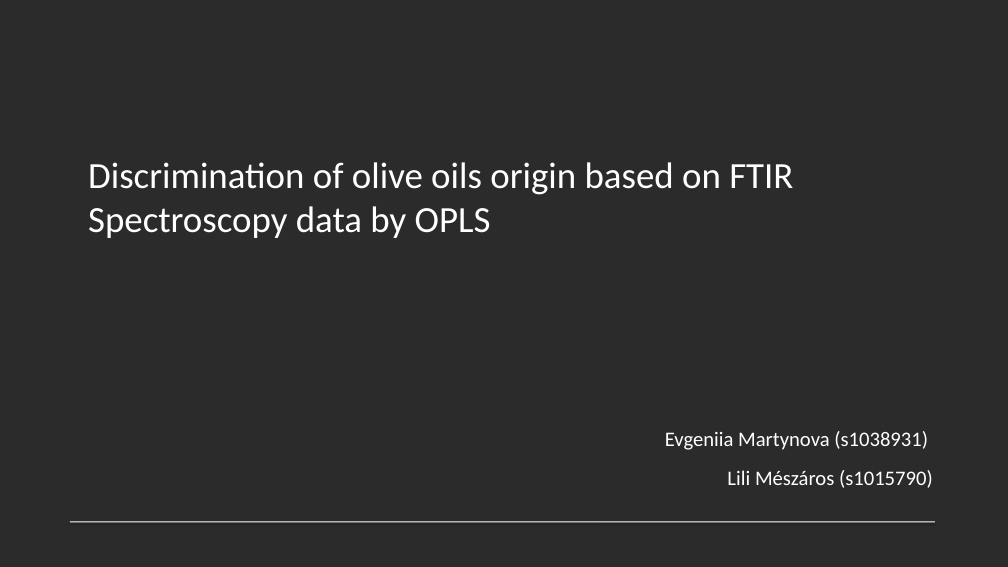
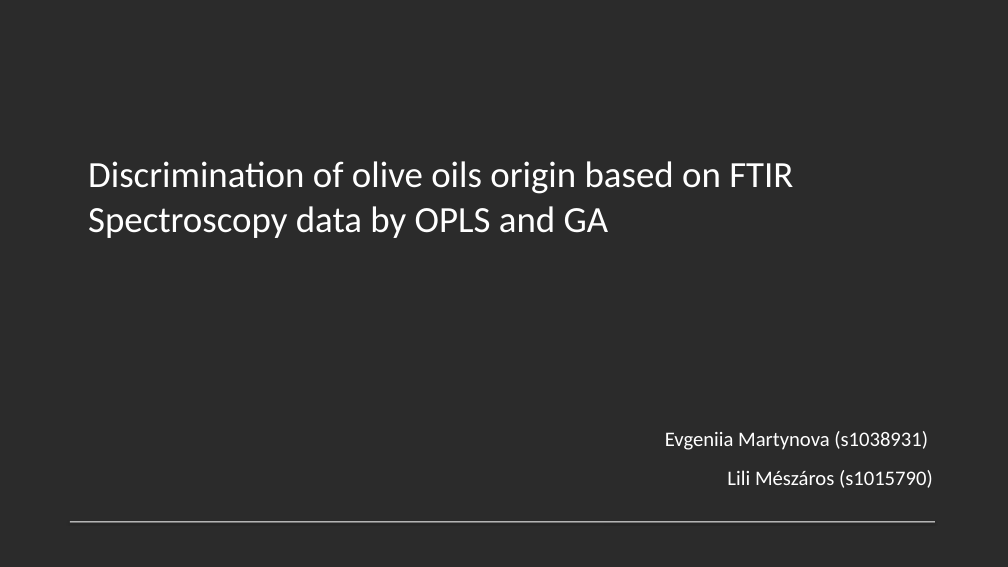
Before and after one commit to meszlili96/PatternRecognition, a slide deck: slide 1 of Presentation/presentation.pptx. Drawn at 1008x567 pixels with LibreOffice and Linux fonts; fonts in the diff are those of the drawing; background and template pictures are left out; a plain dark background stands for a picture behind light text. Boxes give left, top, right and bottom in pixels: in the first picture for what was removed or moved away, otherwise in the second. Text is boxed around its words. In the diff, an @@ line names an element or a change of style, - is before the commit and + after.

```diff
--- a/Presentation/presentation.pptx
+++ b/Presentation/presentation.pptx
@@ text at (88,161,793,238): text changed @@
-Discrimination of olive oils origin based on FTIR Spectroscopy data by OPLS
+Discrimination of olive oils origin based on FTIR Spectroscopy data by OPLS and GA
```
Also in this commit, not shown: 2 other slides changed, 1 slide added, 3 other files.
